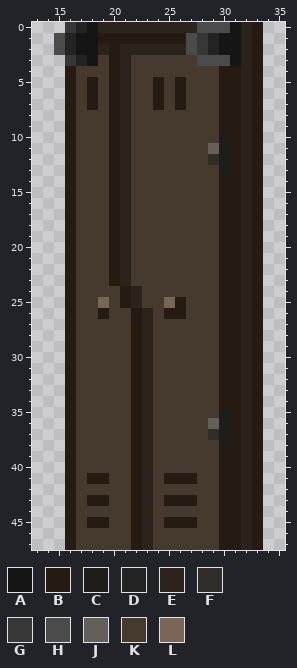
Edited in one commit: pixel-art sprite (Graphics/Atlases/Gameplay/objects/ss2024/electricity/door_close01.png). Above is the file before it was changed.
The file is 48x48 pixels. Colours within 5 levels of each other are drawn and written as one. Shown: x 13..35, y 0..47.
Palette (. is transparent): A #161515  B #251b13  C #1f1c1a  D #232323  E #2c231c  F #302c2a  G #373737  H #4b4b4b  J #655f5c  K #46392e  L #796657
Once edited:
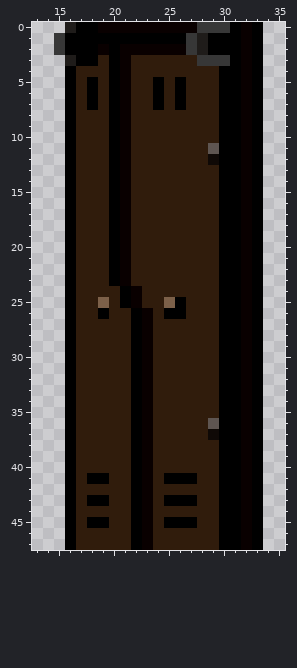
Edits made:
{"colour":"B","old":"#251b13","new":"#000000"}
{"colour":"E","old":"#2c231c","new":"#090000"}
{"colour":"F","old":"#302c2a","new":"#0f0906"}
{"colour":"J","old":"#655f5c","new":"#5e5551"}
{"colour":"K","old":"#46392e","new":"#301c0c"}
{"colour":"L","old":"#796657","new":"#7c6049"}
{"y":0,"x":16,"old":"GDA","new":"CBB"}
{"y":0,"x":28,"old":"HHHA","new":"GGGB"}
{"y":1,"x":15,"old":"HDAA","new":"GBBB"}
{"y":1,"x":27,"old":"HGDAA","new":"GCBBB"}
{"y":2,"x":15,"old":"HDAA","new":"GBBB"}
{"y":2,"x":27,"old":"HGDAA","new":"GCBBB"}
{"y":3,"x":16,"old":"GDA","new":"CBB"}
{"y":3,"x":28,"old":"HHHA","new":"GGGB"}
{"y":10,"x":30,"old":"C","new":"B"}
{"y":11,"x":30,"old":"C","new":"B"}
{"y":12,"x":30,"old":"C","new":"B"}
{"y":13,"x":30,"old":"C","new":"B"}
{"y":35,"x":30,"old":"C","new":"B"}
{"y":36,"x":30,"old":"C","new":"B"}
{"y":37,"x":30,"old":"C","new":"B"}
{"y":38,"x":30,"old":"C","new":"B"}
{"label":"changed","picture_box":[54,22,263,550]}
